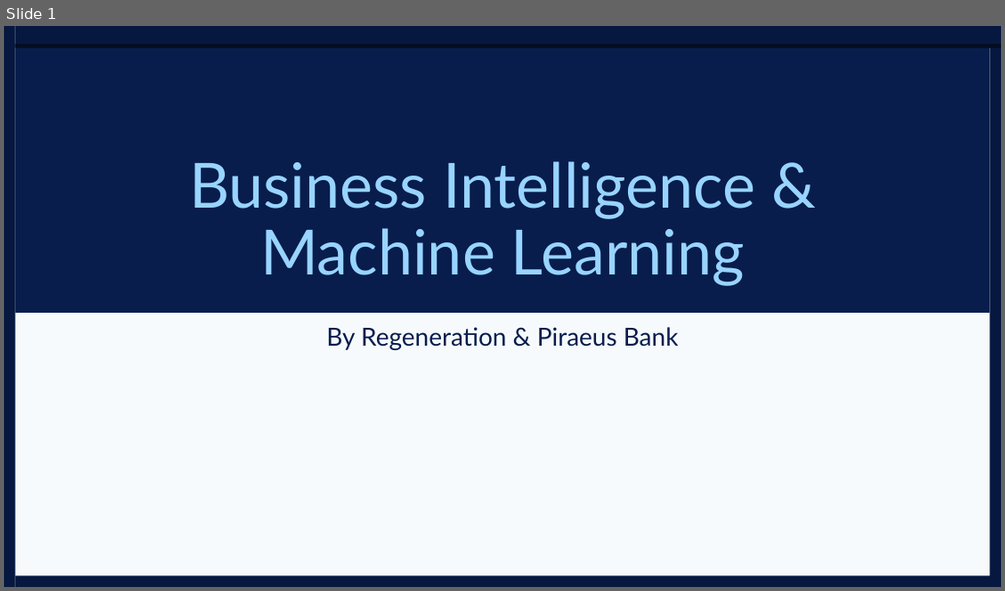
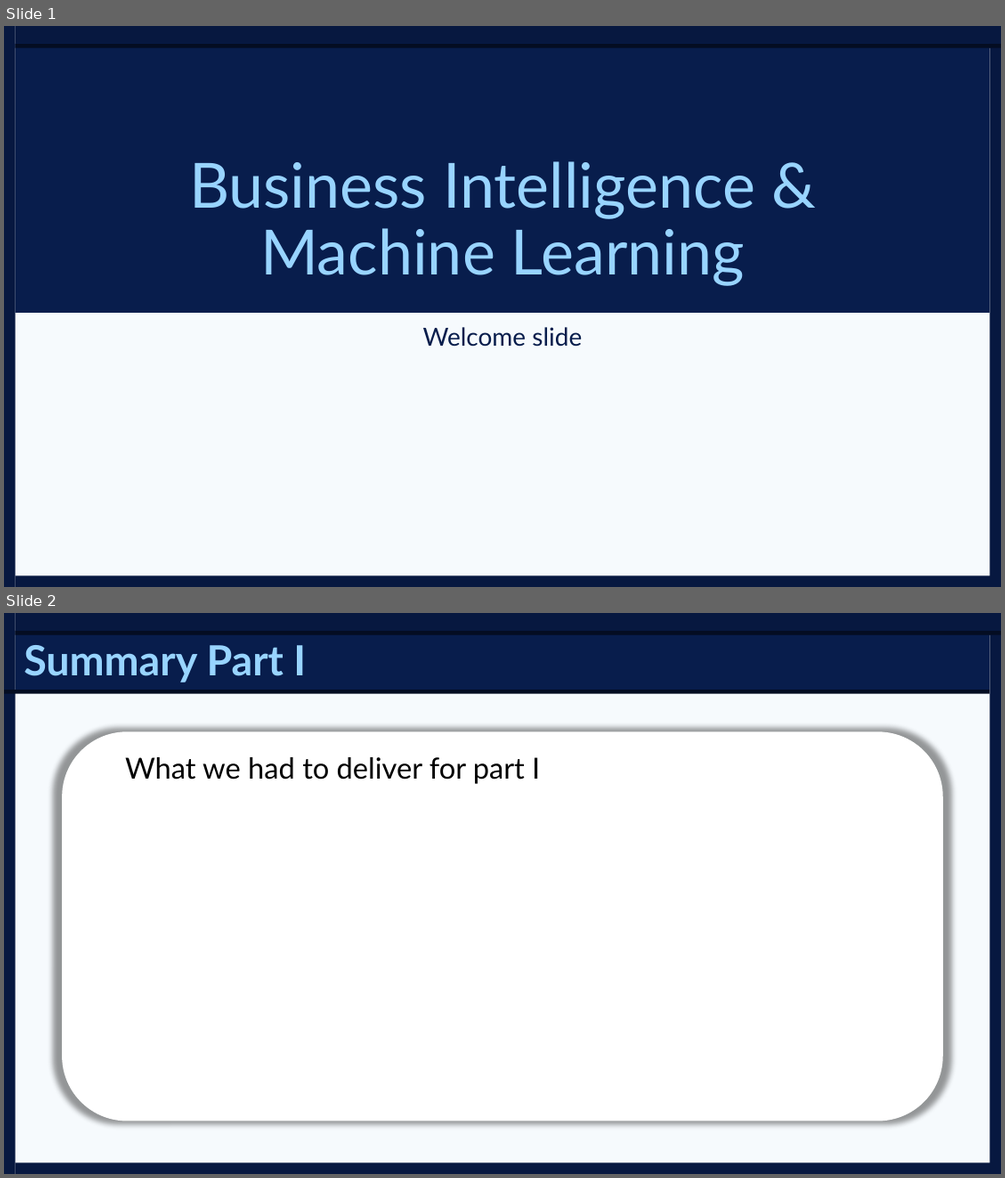
Before and after one commit to Konstant-gk/Chinook_Project, a slide deck: Chinook_Presentation/BI_ML_Presentation PART I & II.pptx. Shown one above the other, each under a label of ours: slide 1 before the commit, slides 1 and 2 after it. The pictures are 1005x591 and 1005x1178 pixels, drawn with LibreOffice and Linux fonts; fonts in the diff are those of the drawing. Boxes give left, top, right and bottom in pixels: in the first picture for what was removed or moved away, otherwise in the second. Text is boxed around its words. In the diff, an @@ line names an element or a change of style, - is before the commit and + after.

```diff
--- a/Chinook_Presentation/BI_ML_Presentation PART I & II.pptx
+++ b/Chinook_Presentation/BI_ML_Presentation PART I & II.pptx
@@ slide 2 added at (4, 613, 1001, 1174), background #FFFFFF; not listed: 5 template elements that a slide beside it also shows @@
@@ rectangle added at (16, 630, 989, 690), fill #081D4C @@
@@ title added at (24, 645, 306, 682), 40 pt, text #98D4FF, bold @@
+Summary Part I
@@ rectangle added at (4, 690, 989, 693), fill #040D22 @@
@@ rectangle added at (16, 694, 989, 1163), fill #F6FAFD @@
@@ rounded rectangle added at (63, 732, 943, 1121), fill #FFFFFF @@
@@ text added at (125, 757, 540, 784), 28 pt, text #000000 @@
+What we had to deliver for part I
@@ slide 1 changed as well @@
@@ subtitle at (423, 327, 582, 346): text changed @@
-By Regeneration & Piraeus Bank
+Welcome slide
```
Also in this commit, not shown: 1 other slide changed, 14 other slides added, 12 slides removed.
